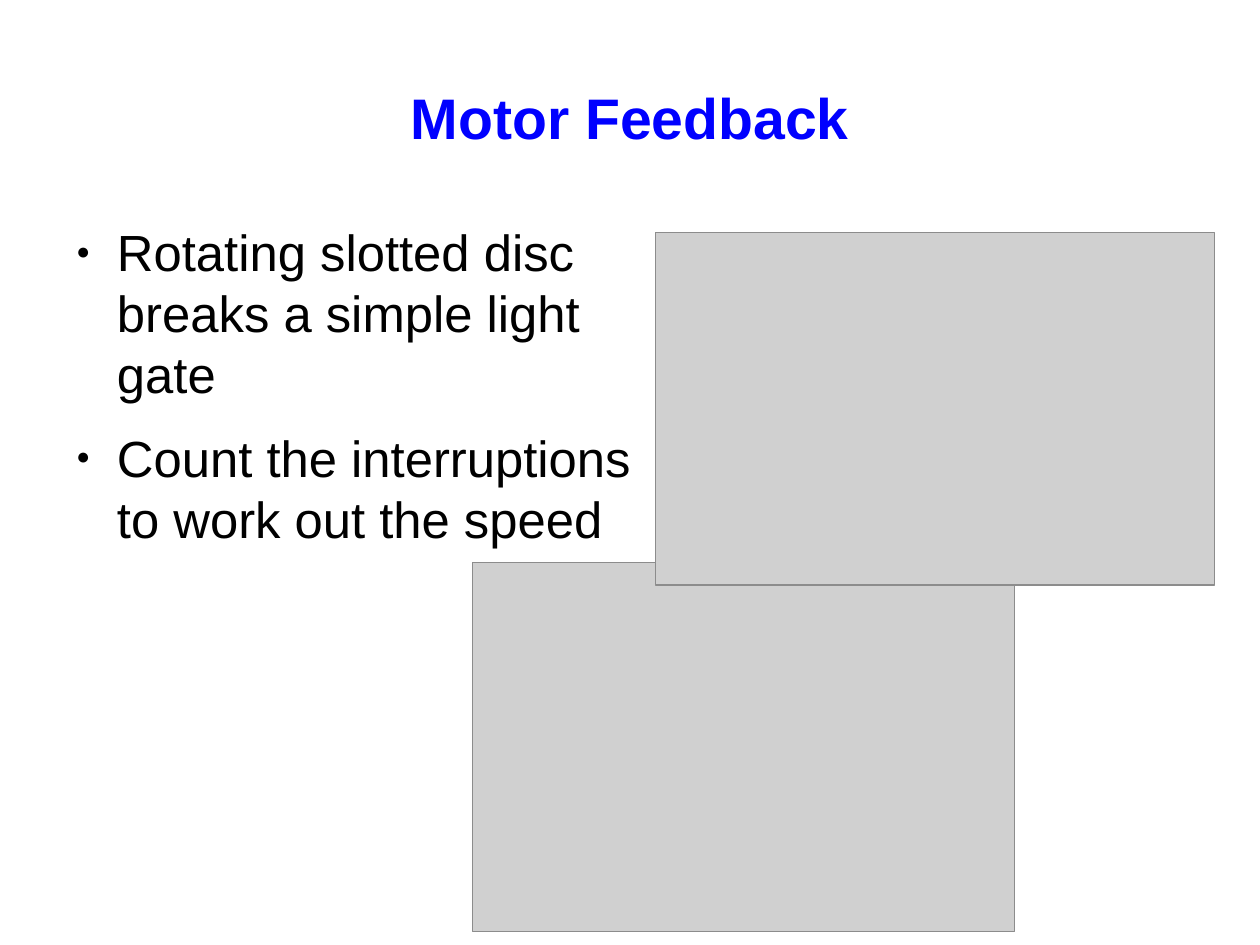
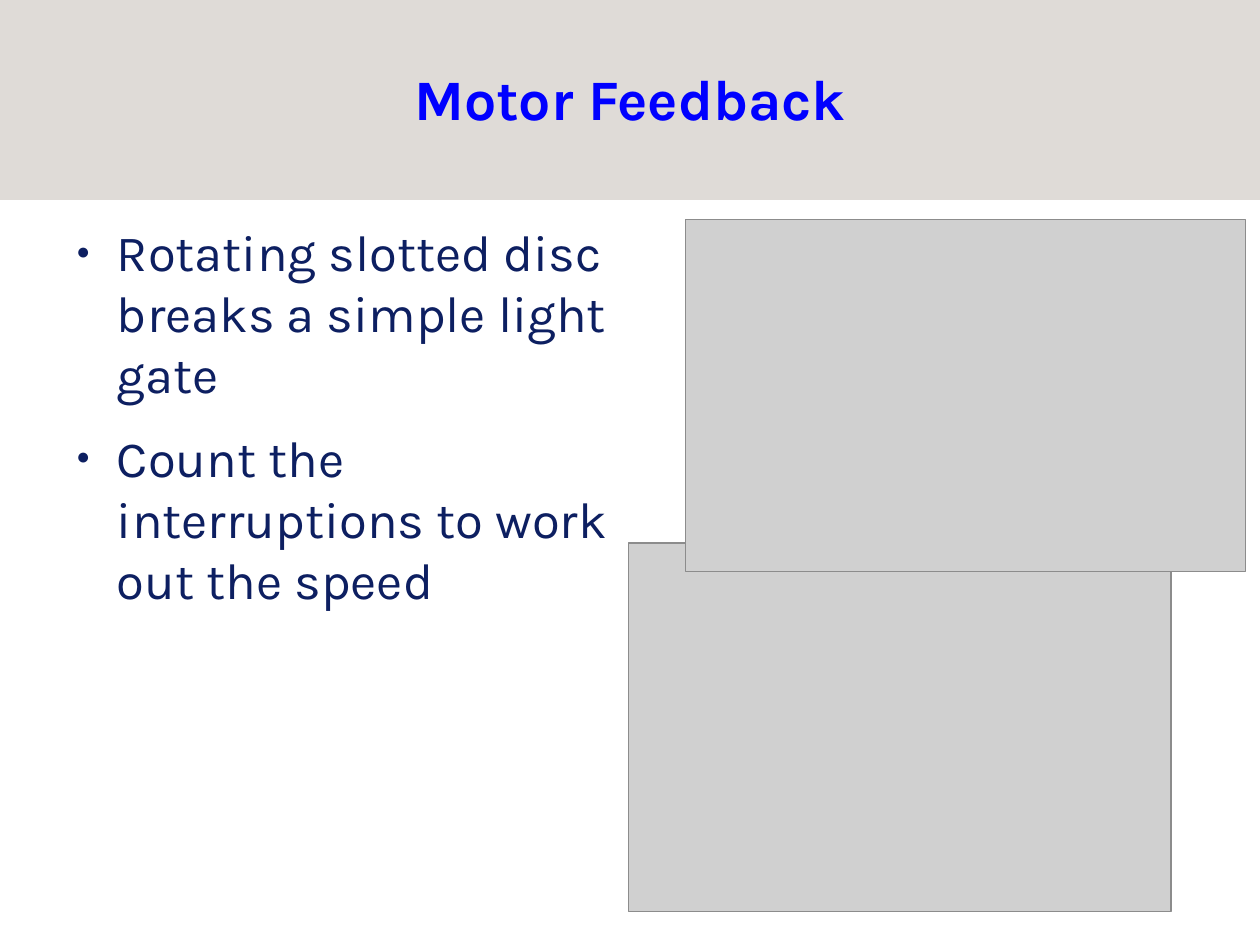
Before and after one commit to srobo/subversion-archive, a slide deck: slide 7 of KickStart/kickstart-08/presentations/kickstart-elec-presentation.odp. Drawn at 1260x945 pixels with LibreOffice and Linux fonts; fonts in the diff are those of the drawing; grey boxes stand for pictures; background and template pictures are left out. Boxes give left, top, right and bottom in pixels: in the first picture for what was removed or moved away, otherwise in the second. Text is boxed around its words. In the diff, an @@ line names an element or a change of style, - is before the commit and + after.

Commit message:
applied sr style

```diff
--- a/KickStart/kickstart-08/presentations/kickstart-elec-presentation.odp
+++ b/KickStart/kickstart-08/presentations/kickstart-elec-presentation.odp
@@ rectangle added at (x1=0, y1=0, x2=1260, y2=200), fill #DFDBD7 @@
@@ title "Motor Feedback" moved from (x1=411, y1=97, x2=848, y2=140) to (x1=414, y1=80, x2=846, y2=121) @@
@@ title "Motor Feedback" at (x1=414, y1=80, x2=846, y2=121): font Arial to Karla @@
@@ text "Rotating slotted disc breaks a ..." at (x1=117, y1=236, x2=606, y2=611): font Arial to Karla, text colour #000000 to #0D1F61; bullet colour #000000 to #0D1F61 @@
@@ picture moved from (x1=655, y1=233, x2=1215, y2=585) to (x1=686, y1=220, x2=1246, y2=572) @@
@@ picture moved from (x1=472, y1=563, x2=1015, y2=932) to (x1=629, y1=543, x2=1172, y2=912) @@
```
Also in this commit, not shown: 23 other slides changed.
